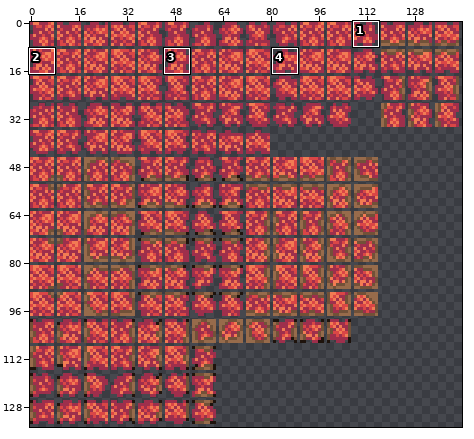
A sprite sheet gets an edit: Tiles/EndlessSea/YellowCoralBlock.png. Above: a wide view before the commit, with the close-up outlined.
Close-up. The starting point:
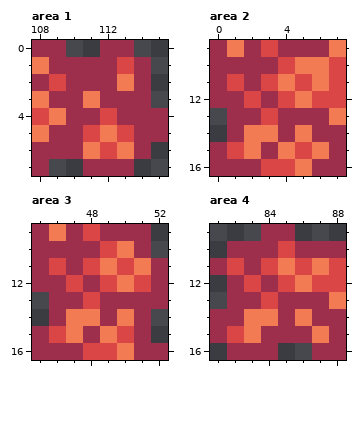
The file is 288x270 pixels, drawn in blocks of 2x2; one block is one cell here. Shown: area 1: x 108..115, y 0..7; area 2: x 0..7, y 9..16; area 3: x 45..52, y 9..16; area 4: x 81..88, y 9..16. The commit also changed other parts of the picture, which this record leaves out.
New version:
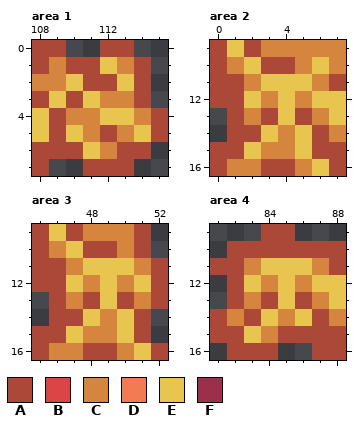
Palette (. is transparent): A #ac4837  B #da4646  C #d5853d  D #f27b53  E #e8c54f  F #9e2f4c
What changed:
Changed rows in their new state; - is an unchanged pixel.
Area 1:
first column x 108:
0 AA--AA--
1 ACAAECA-
2 CCEAAEA-
3 AEAECCA-
4 EACCEECA
5 EAECACEA
6 AAAECAA-
7 A--AAA--
Area 2:
first column x 0:
 9 AEACCCCC
10 ACEAACEC
11 AACEEECA
12 AAECECEE
13 -ACAEACE
14 -AAECEAC
15 AAECCEAA
16 ACCAACEA
Area 3:
first column x 45:
 9 AEACCCA-
10 ACEAACA-
11 AACEEECA
12 AAECECEA
13 -ACAEACA
14 -AAECEA-
15 AAECCEA-
16 ACCAACEA
Area 4:
first column x 81:
 9 ---AA---
10 -AAAAAAA
11 AACEEECA
12 -AECECEE
13 -ACAEACE
14 ACAECEAC
15 AAECAAAA
16 -AAA--AA
